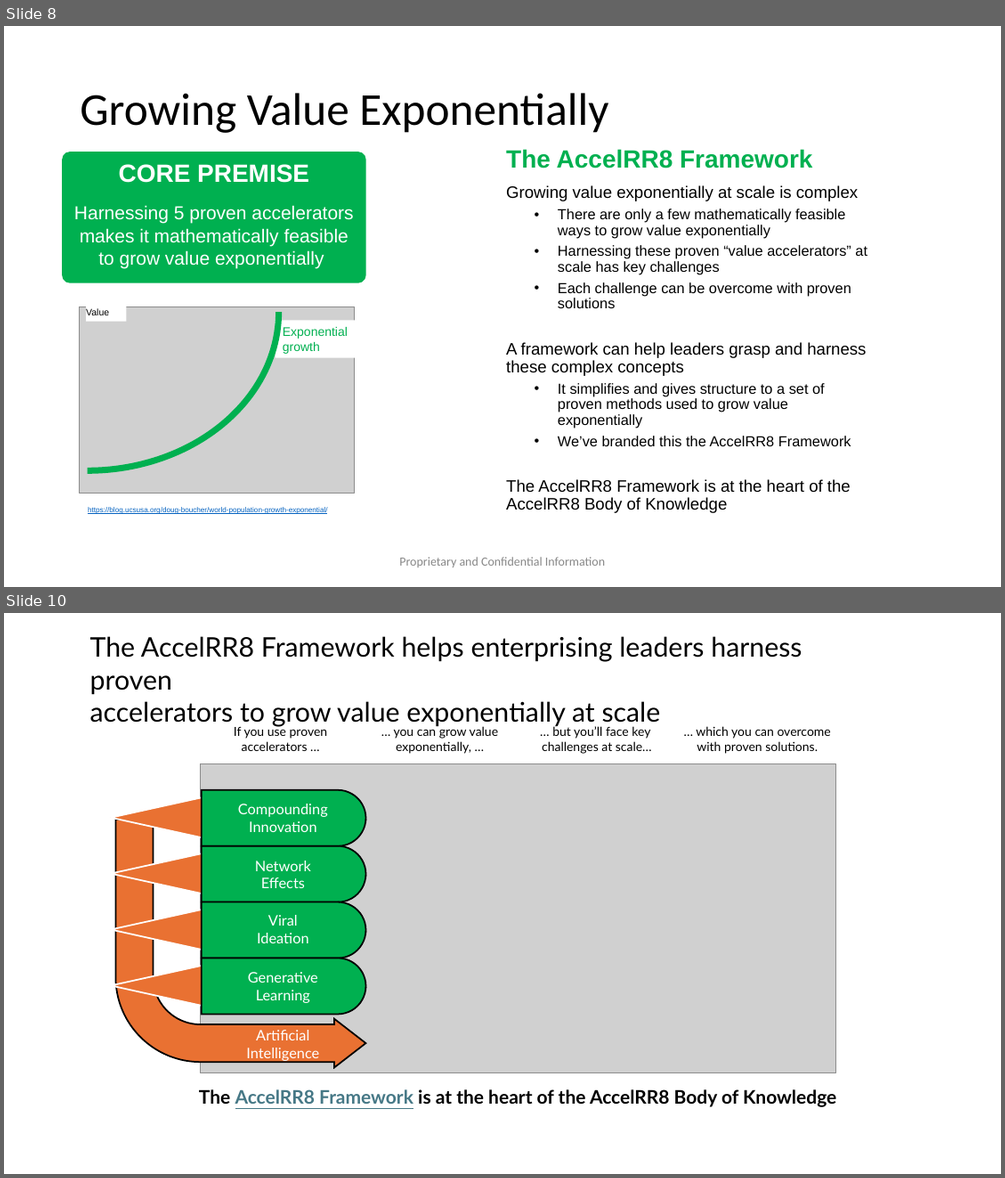
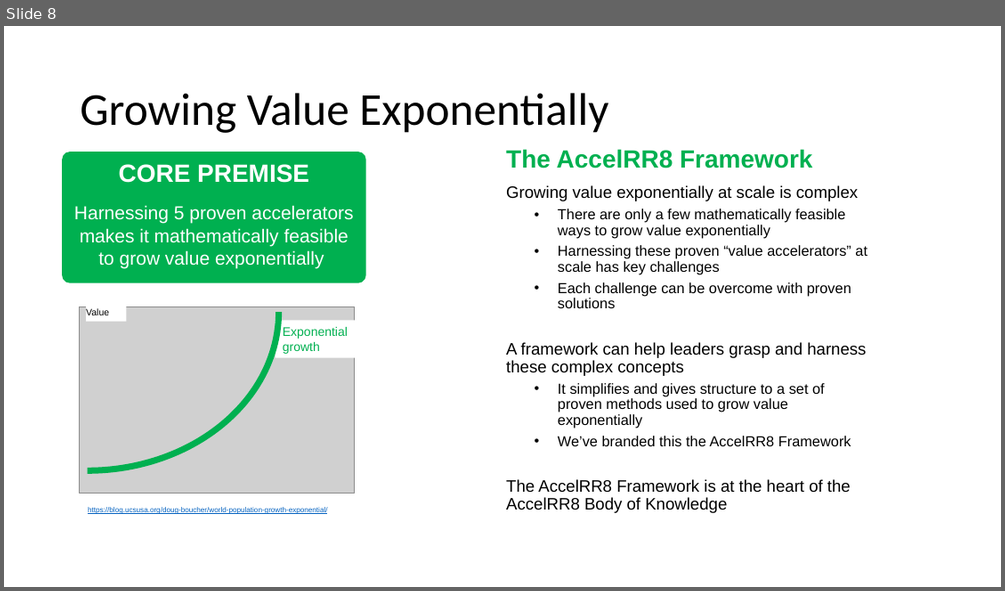
Before and after one commit to AccelRR8-Consortium-NonProfit/Management-Public, a slide deck: docs/1_Integration/1b_Strategy/AccelRR8 Consortium Non-Profit Organization Strategy.pptx. Shown one above the other, each under a label of ours: slides 8 and 10 before the commit, slide 8 after it; the slides between them are not shown. The pictures are 1005x1178 and 1005x591 pixels, drawn with LibreOffice and Linux fonts; fonts in the diff are those of the drawing; grey boxes stand for pictures; background and template pictures are left out. Boxes give left, top, right and bottom in pixels: in the first picture for what was removed or moved away, otherwise in the second. Text is boxed around its words. In the diff, an @@ line names an element or a change of style, - is before the commit and + after.

```diff
--- a/docs/1_Integration/1b_Strategy/AccelRR8 Consortium Non-Profit Organization Strategy.pptx
+++ b/docs/1_Integration/1b_Strategy/AccelRR8 Consortium Non-Profit Organization Strategy.pptx
@@ slide 10 removed at <box>4,613,1001,1174</box>, background #FFFFFF @@
@@ text removed at <box>90,636,801,727</box> @@
-The AccelRR8 Framework helps enterprising leaders harness proven
-accelerators to grow value exponentially at scale
@@ text removed at <box>234,725,328,751</box> @@
-If you use proven accelerators …
@@ text removed at <box>394,726,498,754</box> @@
-… you can grow value
-exponentially, …
@@ text removed at <box>542,725,652,754</box> @@
-… but you’ll face key
-challenges at scale…
@@ text removed at <box>696,726,831,754</box> @@
-… which you can overcome
-with proven solutions.
@@ picture removed at <box>200,764,835,1073</box> @@
@@ triangle removed at <box>111,797,204,838</box> @@
@@ round same rect removed at <box>201,790,365,846</box> @@
@@ bent arrow removed at <box>115,819,366,1068</box> @@
@@ text removed at <box>238,803,328,832</box> @@
-Compounding
-Innovation
@@ round same rect removed at <box>201,846,365,902</box> @@
@@ triangle removed at <box>111,853,204,894</box> @@
@@ text removed at <box>255,860,311,888</box> @@
-Network
-Effects
@@ round same rect removed at <box>201,902,365,958</box> @@
@@ triangle removed at <box>111,909,204,950</box> @@
@@ text removed at <box>257,915,309,943</box> @@
-Viral
-Ideation
@@ round same rect removed at <box>201,958,365,1014</box> @@
@@ triangle removed at <box>111,965,204,1005</box> @@
@@ text removed at <box>248,972,318,1003</box> @@
-Generative
-Learning
@@ text removed at <box>246,1030,319,1062</box> @@
-Artificial
-Intelligence
@@ text removed at <box>199,1089,836,1107</box> @@
-The AccelRR8 Framework is at the heart of the AccelRR8 Body of Knowledge
@@ slide 8 changed as well @@
@@ text removed at <box>399,556,605,567</box> @@
-Proprietary and Confidential Information
```
Also in this commit, not shown: 20 other slides changed, 7 other slides removed, 35 other files.
